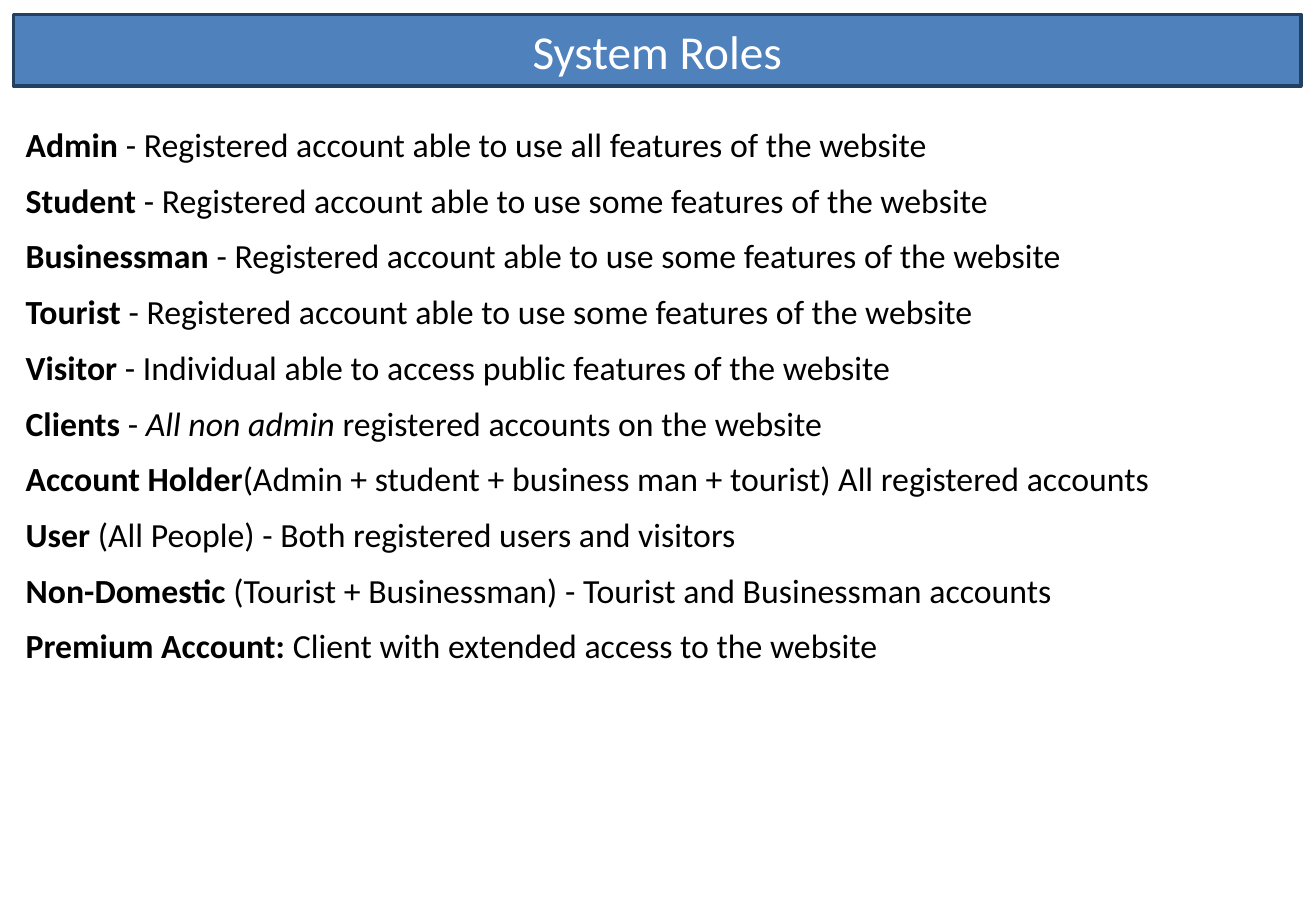
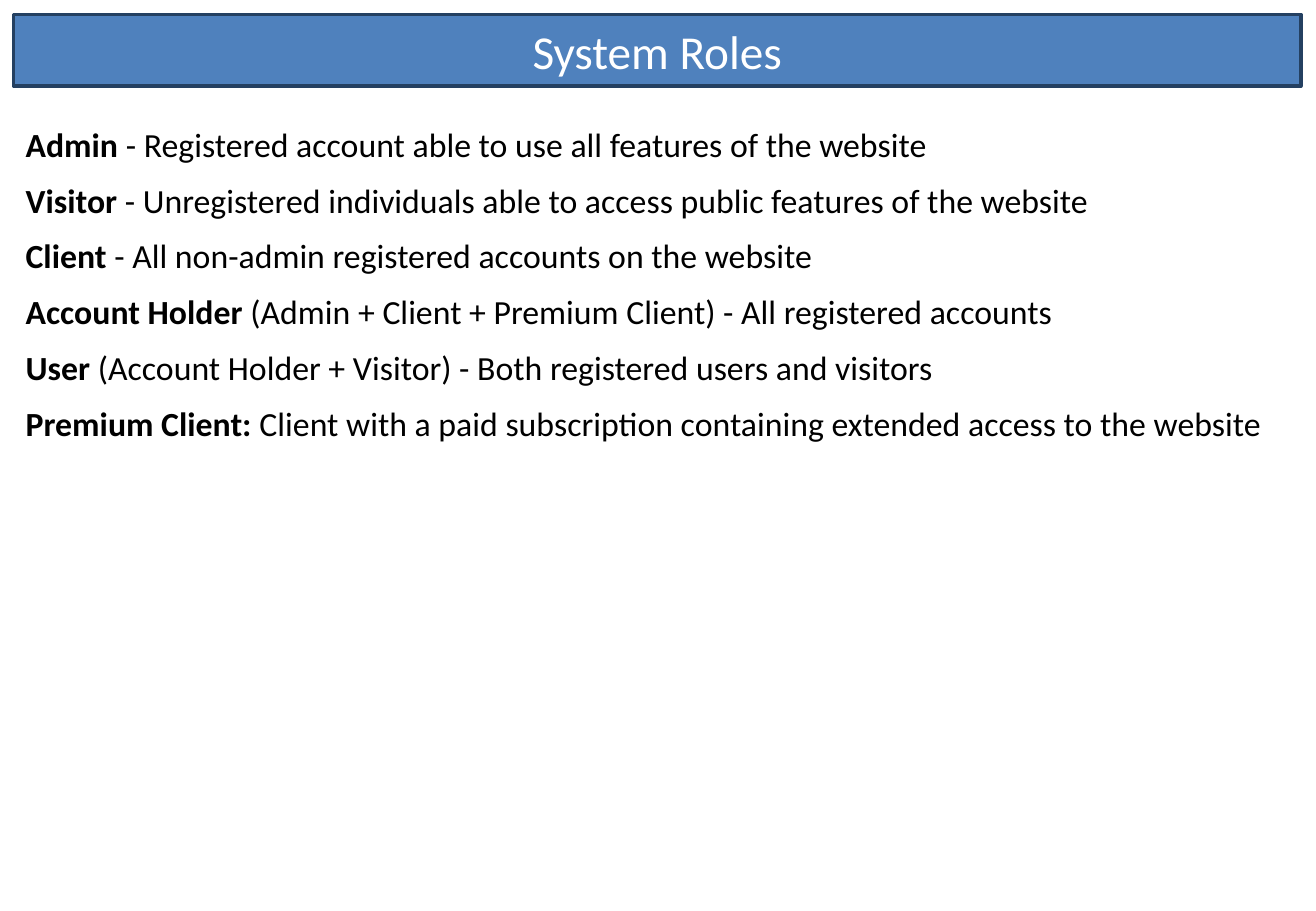
Before and after one commit to lowejosh/Django-landmarks, a slide deck: slide 1 of Story Cards.pptx. Drawn at 1316x911 pixels with LibreOffice and Linux fonts; fonts in the diff are those of the drawing. Boxes give left, top, right and bottom in pixels: in the first picture for what was removed or moved away, otherwise in the second. Text is boxed around its words. In the diff, an @@ line names an element or a change of style, - is before the commit and + after.

```diff
--- a/Story Cards.pptx
+++ b/Story Cards.pptx
@@ text at [26,189,1261,442]: text changed @@
-Student - Registered account able to use some features of the website
-Businessman - Registered account able to use some features of the website
-Tourist - Registered account able to use some features of the website
-Visitor - Individual able to access public features of the website
-Clients - All non admin registered accounts on the website
-Account Holder(Admin + student + business man + tourist) All registered accounts
-User (All People) - Both registered users and visitors
-Non-Domestic (Tourist + Businessman) - Tourist and Businessman accounts
-Premium Account: Client with extended access to the website
+Visitor - Unregistered individuals able to access public features of the website
+Client - All non-admin registered accounts on the website
+Account Holder (Admin + Client + Premium Client) - All registered accounts
+User (Account Holder + Visitor) - Both registered users and visitors
+Premium Client: Client with a paid subscription containing extended access to the website
```
Also in this commit, not shown: 31 other slides changed, 2 slides added, 1 slide removed, 1 other file.
